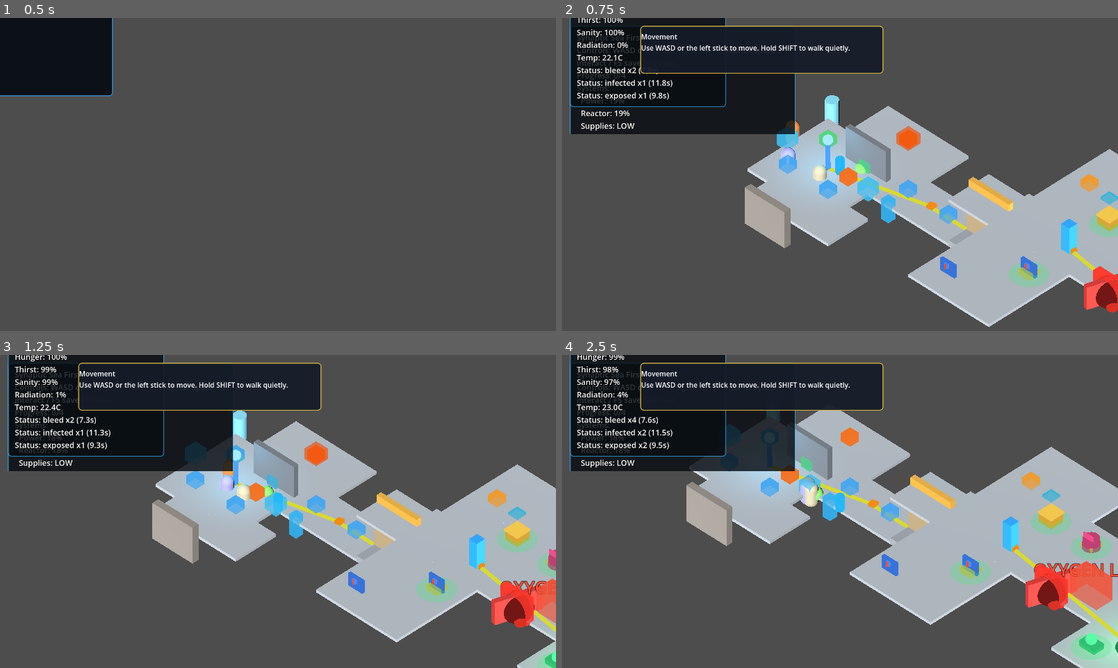
Above: before the commit, frames 1-4 (two rows, left to right).
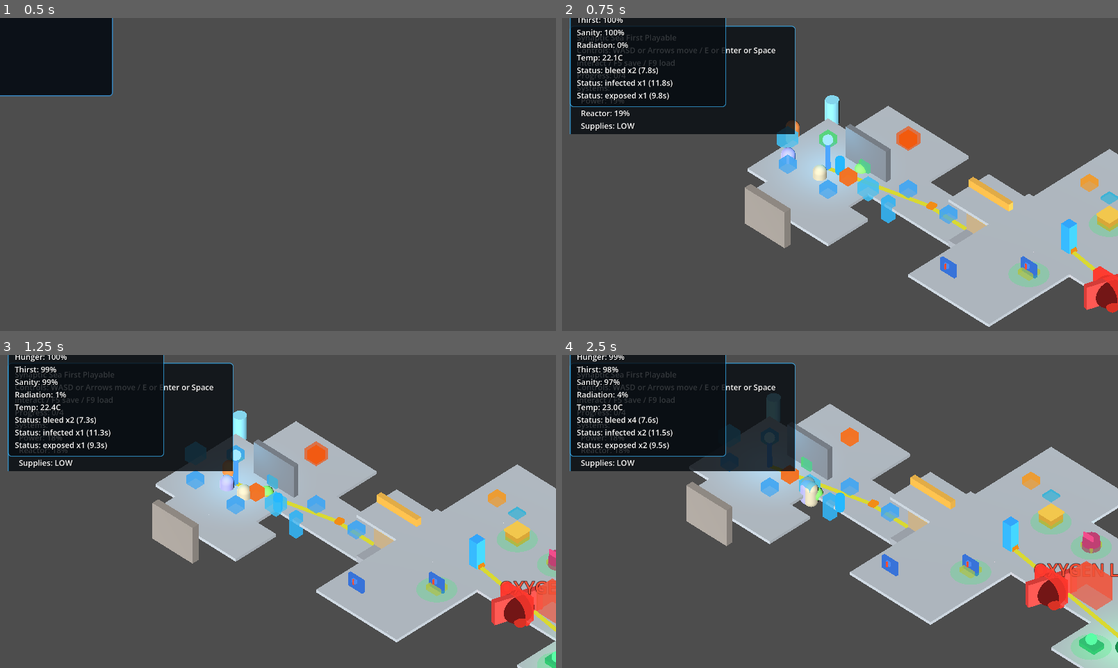
Above: after the commit, the same moments.

Repository: 9thLevelSoftware/the-synaptic-sea
Game: Godot game, scene res://scenes/title_main.tscn
Same seed, same stepped clock (60 frames per second), same inputs: the game is played once before the commit and once after it.
Inputs (mouse positions are in pixels of both pictures, inside the frame that each line leads up to):
- Up to frame 1 (0.5 s): no input
- Up to frame 2 (0.75 s): tap Enter (ui_accept) at 0.5 s; move the mouse to (962, 158) at 0.52 s; hold Right (ui_right) from 0.53 s (still down); tap E at 0.6 s; click (962, 158) at 0.67 s
- Up to frame 3 (1.25 s): keep holding Right (ui_right); tap Enter (ui_accept) at 0.77 s
- Up to frame 4 (2.5 s): release Right (ui_right) at 1.25 s; drag from (728, 527) to (812, 574) at 1.27 s; move the mouse to (895, 442) at 2.02 s; hold D (move_right) from 2.03 s (still down); hold C (field_craft) from 2.03 s (still down)

Frame 1 is identical in both runs. In frame 2, 3.2% of the frame differs, in the area x 14-58%, y 2-18%; in frame 3, 3.1%; in frame 4, 3.2%.
Error after the commit: Parse Error: Static function "for_id()" not found in base "DifficultyProfile". (res://scripts/ui/menu_coordinator.gd:1012)

Commit message:
fix: populate Audio Log panel + voice toggle, gate audio_log populated-check on real entries
- audio_log_panel.gd:69 / audio_settings_panel.gd:167: has_method() probed a
  var property (always false) — panel permanently empty, voice toggle never
  set. Replaced with safe property fetch; same bug class as the ADR-0044
  sfx_router caption fix.
- meta_screen_is_populated("audio_log") now requires get_entry_count() > 0
  (mirrors achievements) — fixed first so the bundled meta-screens smoke went
  RED against the live panel bug before the panel fix.
- New audio_log_panel_smoke (full playable boot); audio_pipeline_smoke gains
  the voice_toggle=true stage.

Claude-Session: https://claude.ai/code/session_01TTQ3371PY2ra2qoW2rBtD4

Diff:
--- a/scripts/ui/audio_log_panel.gd
+++ b/scripts/ui/audio_log_panel.gd
@@ -26,6 +26,14 @@
 	audio_manager = mgr
 	if is_inside_tree():
 		_populate_entries()
+
+## Number of entries currently listed. The coordinator's
+## meta_screen_is_populated("audio_log") gate reads this so an empty panel
+## can never masquerade as populated (2026-07-06 audit, Tranche 4).
+func get_entry_count() -> int:
+	if _entry_list == null:
+		return 0
+	return _entry_list.item_count
 
 func _build_layout() -> void:
 	var title: Label = Label.new()
@@ -66,7 +74,12 @@
 	if _entry_list == null:
 		return
 	_entry_list.clear()
-	if audio_manager == null or not audio_manager.has_method("audio_log"):
+	# `audio_log` is a var property on AudioManager (audio_manager.gd:52), not
+	# a method — the old has_method("audio_log") probe was always false, so
+	# this panel never populated (2026-07-06 audit, HIGH). Same bug class as
+	# the sfx_router caption fix noted in audio_settings_panel.gd. Use a safe
+	# property fetch instead.
+	if audio_manager == null or audio_manager.get("audio_log") == null:
 		return
 	var ids: Array = audio_manager.audio_log.list_entry_ids()
 	for entry_id in ids:
--- a/scripts/ui/audio_settings_panel.gd
+++ b/scripts/ui/audio_settings_panel.gd
@@ -164,7 +164,12 @@
 	# synced before this fix.
 	if _caption_toggle != null and settings_state != null:
 		_caption_toggle.button_pressed = settings_state.is_captions_enabled()
-	if _voice_log_toggle != null and audio_manager.has_method("audio_log"):
+	# `audio_log` is a var property on AudioManager, not a method — the old
+	# has_method("audio_log") probe was always false (same bug class as the
+	# sfx_router caption fix above; 2026-07-06 audit, Tranche 4), so this
+	# checkbox never received its initial checked state. Voice logs are
+	# available whenever the manager carries an audio_log registry.
+	if _voice_log_toggle != null and audio_manager.get("audio_log") != null:
 		_voice_log_toggle.button_pressed = true
 
 func _on_volume_changed(value: float, bus_id: StringName) -> void:
--- a/scripts/ui/menu_coordinator.gd
+++ b/scripts/ui/menu_coordinator.gd
@@ -31,6 +31,7 @@
 const CreditsScreenScript := preload("res://scripts/ui/credits_screen.gd")
 const PermadeathResolverScriptForCoordinator := preload("res://scripts/systems/permadeath_resolver.gd")
 const SaveSlotStateScriptForCoordinator := preload("res://scripts/systems/save_slot_state.gd")
+const DifficultyProfileScript := preload("res://scripts/procgen/difficulty_profile.gd")
 
 ## The ten records/meta screens in display order. The same ids are the menu item ids
 ## in `records_menu` (data/ui/menu_definitions.json) and the keys of `_meta_panels`.
@@ -933,7 +934,11 @@
 		"class":
 			return is_instance_valid(class_panel) and class_panel.get_class_count() > 0
 		"audio_log":
-			return is_instance_valid(audio_log_panel) and audio_log_panel.audio_manager != null
+			# Tranche 4 (2026-07-06 audit): require actual listed entries, not
+			# just an injected manager — the old manager-only check masked the
+			# permanently-empty panel (has_method-on-var bug) from the bundled
+			# meta-screens reachability smoke. Mirrors the achievements case.
+			return is_instance_valid(audio_log_panel) and audio_log_panel.get_entry_count() > 0
 		"audio_settings":
 			return is_instance_valid(audio_settings_panel) and audio_settings_panel.audio_manager != null
 		"language":
@@ -996,7 +1001,15 @@
 		"motion_reduce": return "%s: %s" % [base_label, "On" if settings_state.is_motion_reduce() else "Off"]
 		"captions": return "%s: %s" % [base_label, "On" if settings_state.is_captions_enabled() else "Off"]
 		"hold_to_tap": return "%s: %s" % [base_label, "On" if settings_state.is_hold_to_tap() else "Off"]
-		"difficulty": return "%s: %s (x%.1f)" % [base_label, settings_state.get_difficulty(), accessibility_settings.get_difficulty_multiplier() if accessibility_settings != null and accessibility_settings.has_method("get_difficulty_multiplier") else 1.0]
+		"difficulty":
+			# Tranche 4 (2026-07-06 audit): the old line probed a nonexistent
+			# AccessibilitySettings.get_difficulty_multiplier() behind a
+			# has_method guard, so every difficulty rendered "(x1.0)". Render
+			# the REAL hazard dial from the canonical procgen mapping instead
+			# (DifficultyProfile.resolve_dict — the same values the generator
+			# feeds the encounter injector).
+			var difficulty_id: String = settings_state.get_difficulty()
+			return "%s: %s (hazard x%.1f)" % [base_label, difficulty_id, float(DifficultyProfileScript.for_id(difficulty_id).hazard_modifier)]
 		"glyph_scheme": return "%s: %s" % [base_label, settings_state.get_glyph_scheme()]
 	return base_label
 
--- /dev/null
+++ b/scripts/validation/audio_log_panel_smoke.gd
@@ -0,0 +1,148 @@
+extends SceneTree
+# Tranche 4 (2026-07-06 audit, ui-wiring): Audio Log panel production-path smoke.
+#
+# Audit findings covered:
+#   [HIGH]   audio_log_panel.gd:69 — `audio_manager.has_method("audio_log")` is
+#            always false (audio_log is a var property, audio_manager.gd:52), so
+#            _populate_entries() bails and the Audio Log meta screen is
+#            permanently empty.
+#   [MEDIUM] menu_coordinator.gd:936 — meta_screen_is_populated("audio_log")
+#            only checks `audio_manager != null`, masking the empty panel from
+#            the bundled meta-screens reachability smoke.
+#
+# Boots the real playable ship (same recipe as audio_pipeline_smoke) so the
+# coordinator's own _build_meta_screens/bind_meta_screens wiring is what's
+# under test — no hand-built panel.
+#
+# Asserts:
+#   1. AudioLogPanel.get_entry_count() == 6 (the authored AudioLog entries).
+#   2. meta_screen_is_populated("audio_log") == (entry count > 0) — the gate
+#      must track real content, mirroring the achievements pattern.
+#   3. Selecting entry 0 + Play drives audio_manager.play_voice_log →
+#      current_voice_log_id set + status label shows "Playing:".
+#   4. Stop clears current_voice_log_id and the status label.
+#
+#   5. The authored clip_path is routed to the stream loader (warn-once
+#      record with the assets deferred; a live stream once they land).
+#
+# Pass marker: AUDIO LOG PANEL PASS entries=6 play=true stop=true clip_attempted=true populated_gate=true
+
+const PlayableShipScript := preload("res://scripts/procgen/playable_generated_ship.gd")
+const LAYOUT_PATH: String = "res://data/procgen/golden/coherent_ship_002/layout.json"
+const KIT_PATH: String = "res://data/kits/ship_structural_v0.json"
+const GAMEPLAY_SLICE_PATH: String = "res://data/procgen/golden/coherent_ship_002/gameplay_slice.json"
+const READY_TIMEOUT_FRAMES: int = 300
+
+var playable: Node3D
+var frame_count: int = 0
+var finished: bool = false
+
+func _initialize() -> void:
+	playable = PlayableShipScript.new()
+	playable.name = "AudioLogPanelSmoke"
+	playable.layout_path = LAYOUT_PATH
+	playable.kit_path = KIT_PATH
+	playable.gameplay_slice_path = GAMEPLAY_SLICE_PATH
+	get_root().add_child(playable)
+	process_frame.connect(_on_process_frame)
+
+func _on_process_frame() -> void:
+	if finished:
+		return
+	frame_count += 1
+	if playable == null or not is_instance_valid(playable):
+		_fail("playable freed unexpectedly")
+		return
+	if not playable.playable_started:
+		if frame_count > READY_TIMEOUT_FRAMES:
+			_fail("playable did not become ready")
+		return
+	_validate()
+
+func _validate() -> void:
+	var ui = playable.get_menu_coordinator_for_validation()
+	if ui == null or not is_instance_valid(ui):
+		_fail("menu_coordinator missing")
+		return
+	var mgr: Node = playable.get_audio_manager()
+	if mgr == null:
+		_fail("audio_manager missing")
+		return
+
+	var panel = ui.get_meta_screen_panel("audio_log")
+	if panel == null or not is_instance_valid(panel):
+		_fail("audio_log panel missing from menu_coordinator")
+		return
+
+	# --- 1. Entry count: the 6 authored AudioLog entries must be listed ---
+	if not panel.has_method("get_entry_count"):
+		_fail("AudioLogPanel.get_entry_count missing (public count API)")
+		return
+	var count: int = int(panel.get_entry_count())
+	if count != 6:
+		_fail("expected 6 audio log entries listed, got %d (has_method-on-var bug at audio_log_panel.gd:69)" % count)
+		return
+
+	# --- 2. Populated gate must track real content, not manager presence ---
+	var populated: bool = bool(ui.meta_screen_is_populated("audio_log"))
+	if populated != (count > 0):
+		_fail("meta_screen_is_populated('audio_log')=%s but entry count=%d — gate masks panel content" % [str(populated), count])
+		return
+
+	# --- 3. Select + Play drives the real playback path ---
+	panel._entry_list.select(0)
+	var first_id: String = String(panel._entry_list.get_item_metadata(0))
+	if first_id.is_empty():
+		_fail("entry 0 has no metadata id")
+		return
+	panel._on_play_pressed()
+	if String(mgr.current_voice_log_id) != first_id:
+		_fail("current_voice_log_id=%s expected %s after Play" % [String(mgr.current_voice_log_id), first_id])
+		return
+	if not String(panel._status_label.text).begins_with("Playing:"):
+		_fail("status label did not show Playing: (got '%s')" % String(panel._status_label.text))
+		return
+	var play_ok: bool = true
+
+	# --- 3b. The authored clip_path must actually be attempted (Tranche 4
+	# wire-don't-delete: audio_log.gd authors 6 clip_paths that play_voice_log
+	# never routed to the stream loader — silently dead data, not even the
+	# ADR-0044 warn-once fired). With the assets deferred (data/audio/voice/
+	# absent), the honest outcome is the loader's warn-once record; when the
+	# assets land, the voice bus player carries the stream instead.
+	var entry: Dictionary = mgr.audio_log.get_entry(StringName(first_id))
+	var clip_path: String = String(entry.get("clip_path", ""))
+	if clip_path.is_empty():
+		_fail("entry %s has no authored clip_path" % first_id)
+		return
+	var voice_player: AudioStreamPlayer = mgr.get_bus_player(&"voice")
+	var clip_attempted: bool = mgr._warned_missing_paths.has(clip_path) \
+			or (voice_player != null and voice_player.stream != null)
+	if not clip_attempted:
+		_fail("play_voice_log never attempted the authored clip_path '%s' (dead data)" % clip_path)
+		return
+
+	# --- 4. Stop clears the playing state ---
+	panel._on_stop_pressed()
+	if not String(mgr.current_voice_log_id).is_empty():
+		_fail("current_voice_log_id not cleared after Stop (got '%s')" % String(mgr.current_voice_log_id))
+		return
+	if String(panel._status_label.text) != "(no entry playing)":
+		_fail("status label not reset after Stop (got '%s')" % String(panel._status_label.text))
+		return
+	var stop_ok: bool = true
+
+	finished = true
+	print("AUDIO LOG PANEL PASS entries=%d play=%s stop=%s clip_attempted=true populated_gate=true" % [
+		count, str(play_ok).to_lower(), str(stop_ok).to_lower()])
+	playable.queue_free()
+	quit(0)
+
+func _fail(reason: String) -> void:
+	if finished:
+		return
+	finished = true
+	push_error("AUDIO LOG PANEL FAIL reason=%s" % reason)
+	if playable != null and is_instance_valid(playable):
+		playable.queue_free()
+	quit(1)
--- a/scripts/validation/audio_pipeline_smoke.gd
+++ b/scripts/validation/audio_pipeline_smoke.gd
@@ -25,7 +25,11 @@
 #    left the router flag diverged from SettingsState, and asserts
 #    _reconcile_captions_with_settings() snaps it back to SettingsState.
 #
-# Pass marker: AUDIO PIPELINE PASS bus_index=true stream_playing=true caption_hud=true captions_toggle=true away_ticks=30
+# 5. Voice-log toggle initial state (Tranche 4 amendment): after
+#    _refresh_from_manager(), _voice_log_toggle.button_pressed is true —
+#    the old has_method("audio_log") guard on a var property never set it.
+#
+# Pass marker: AUDIO PIPELINE PASS bus_index=true stream_playing=true caption_hud=true captions_toggle=true voice_toggle=true away_ticks=30
 #
 # Writes nothing to disk. Frees the scene in both the pass and fail exit paths.
 
@@ -221,12 +225,27 @@
 		return
 	var captions_toggle_ok: bool = true
 
+	# --- Criterion 5 (Tranche 4, 2026-07-06 audit MEDIUM): the voice-log
+	# toggle's initial checked state must be set by _refresh_from_manager().
+	# The old `audio_manager.has_method("audio_log")` guard was always false
+	# (audio_log is a var property), so the checkbox rendered unchecked at
+	# every panel open regardless of the audio_log state.
+	audio_panel._refresh_from_manager()
+	if audio_panel._voice_log_toggle == null:
+		_fail("audio_settings_panel missing _voice_log_toggle")
+		return
+	if audio_panel._voice_log_toggle.button_pressed != true:
+		_fail("voice-log toggle not checked after _refresh_from_manager (has_method-on-var bug at audio_settings_panel.gd:167)")
+		return
+	var voice_toggle_ok: bool = true
+
 	finished = true
-	print("AUDIO PIPELINE PASS bus_index=%s stream_playing=%s caption_hud=%s captions_toggle=%s away_ticks=%d" % [
+	print("AUDIO PIPELINE PASS bus_index=%s stream_playing=%s caption_hud=%s captions_toggle=%s voice_toggle=%s away_ticks=%d" % [
 		str(bus_index_ok).to_lower(),
 		str(stream_playing_ok).to_lower(),
 		str(caption_hud_ok).to_lower(),
 		str(captions_toggle_ok).to_lower(),
+		str(voice_toggle_ok).to_lower(),
 		away_ticks,
 	])
 	playable.queue_free()
